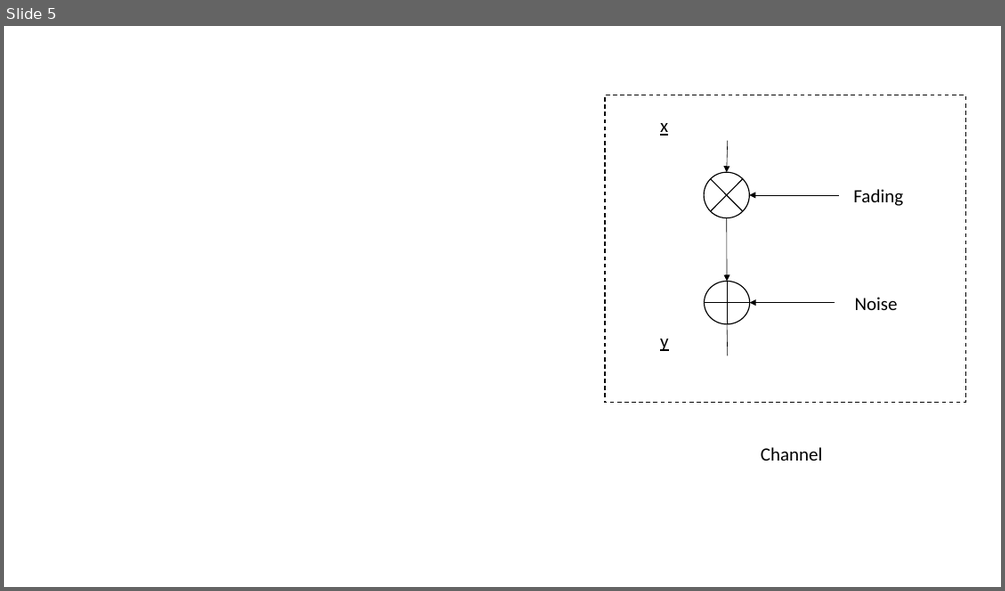
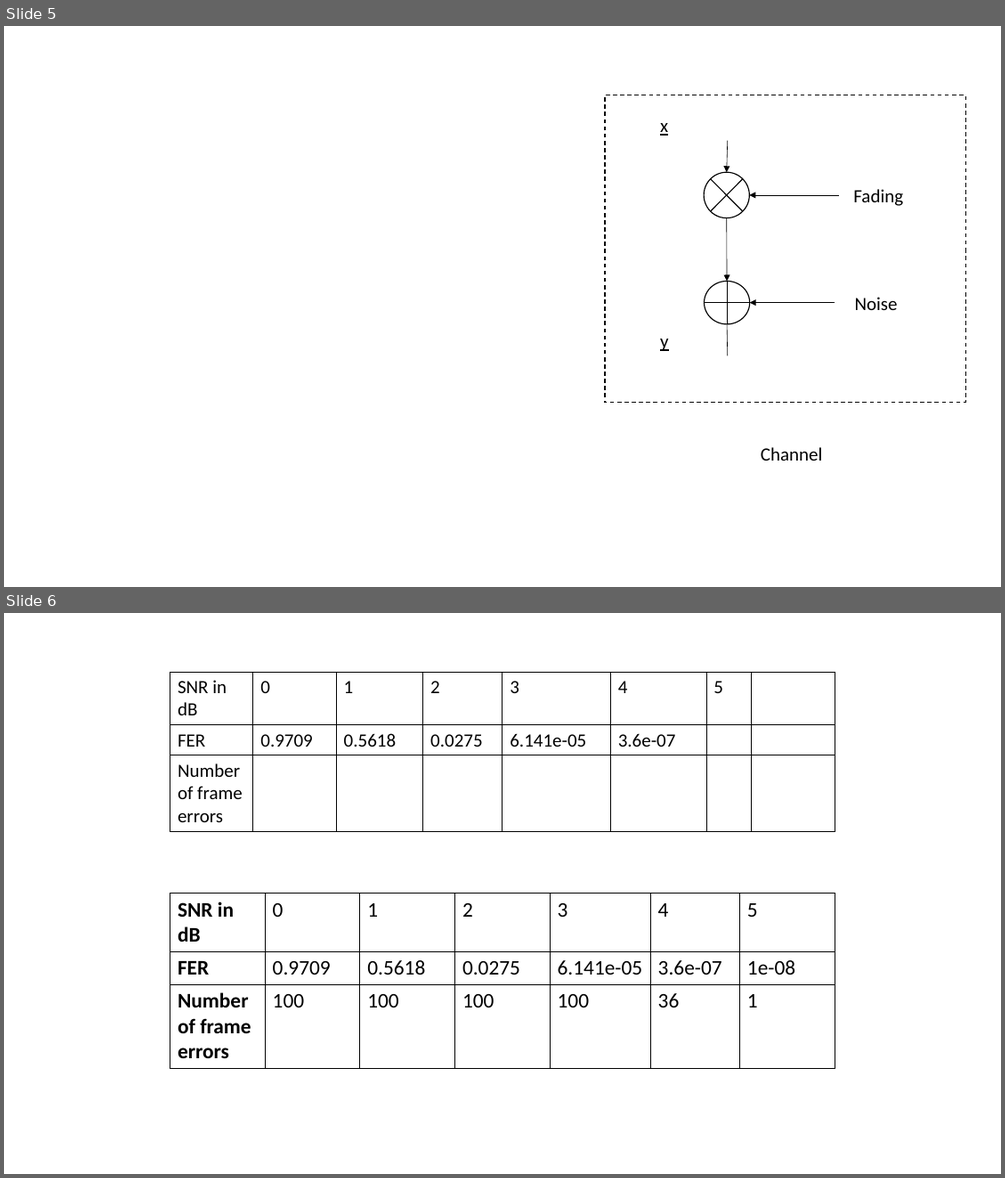
Before and after one commit to ga96jul/Bachelarbeit, a slide deck: Bachelorarbeit/01_Bachelorarbeit_LaTex/02_Figures/interferences.pptx. Shown one above the other, each under a label of ours: slide 5 before the commit, slides 5 and 6 after it. The pictures are 1005x591 and 1005x1178 pixels, drawn with LibreOffice and Linux fonts; fonts in the diff are those of the drawing. Boxes give left, top, right and bottom in pixels: in the first picture for what was removed or moved away, otherwise in the second. Text is boxed around its words. In the diff, an @@ line names an element or a change of style, - is before the commit and + after.

```diff
--- a/Bachelorarbeit/01_Bachelorarbeit_LaTex/02_Figures/interferences.pptx
+++ b/Bachelorarbeit/01_Bachelorarbeit_LaTex/02_Figures/interferences.pptx
@@ slide 6 added at [4,613,1001,1174], background #FFFFFF @@
@@ table added at [170,672,834,1062], 3 rows, 8 columns @@
+SNR in dB | 0 | 1 | 2 | 3 | 4 | 5 | 
+FER | 0.9709 | 0.5618 | 0.0275 | 6.141e-05 | 3.6e-07 |  | 
+Number of frame errors |  |  |  |  |  |  | 
@@ table added at [170,892,834,1064], 3 rows, 7 columns @@
+SNR in dB | 0 | 1 | 2 | 3 | 4 | 5
+FER | 0.9709 | 0.5618 | 0.0275 | 6.141e-05 | 3.6e-07 | 1e-08
+Number of frame errors | 100 | 100 | 100 | 100 | 36 | 1
```
Also in this commit, not shown: 17 other files.
